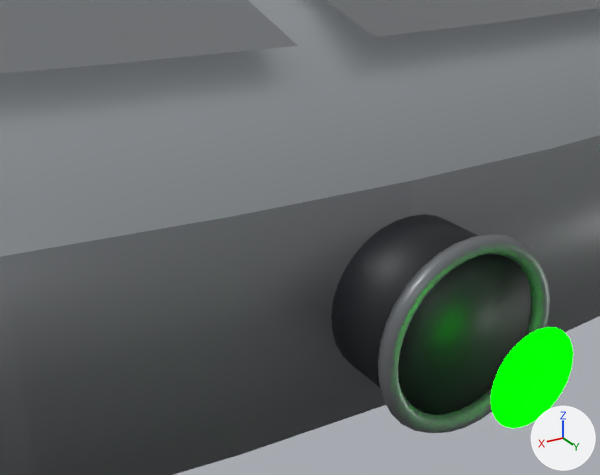
An edit to the glTF model ThoriumGap_JS/models/Ship_FlyingSaucer_910512.glb, drawn before and after from the same camera.
Before and after are seen from a camera (50 mm lens) standing at (0.361, 3.146, 0.292) and looking at (0.109, 2.727, 0.083). Lighting does not change. The marker at lower right points along +X, +Y and +Z. The picture after the commit comes second. Where no turn or scale is listed for an object, it has been applied to the vertices.

Script lines for the objects in view, before the commit:
```python
ob_weaponemitter = bpy.data.objects.new('WeaponEmitter', me_weaponemitter)
ob_weaponemitter.location = (0.0, 0.0, 0.0)
ob_weaponport_center_forwardrimsleeve = bpy.data.objects.new('WeaponPort_Center_ForwardRimSleeve', me_weaponport_center_forwardrimsleeve_mesh)
ob_weaponport_center_forwardrimsleeve.location = (0.0, 2.7114, 0.0)
ob_weaponportrim_center_darkrimring = bpy.data.objects.new('WeaponPortRim_Center_DarkRimRing', me_weaponportrim_center_darkrimring_mesh)
ob_weaponportrim_center_darkrimring.location = (0.0, 2.7714, 0.0)
# also in view: 'RimArmorSegment_06_UpperHullPlate' at (0.314, 2.309, 0.254); 'RimArmorSegment_07_UpperHullPlate' at (-0.314, 2.309, 0.254); 'Hull_LenticularThickDiscBody' at (0.0, 0.075, 0.042)
```
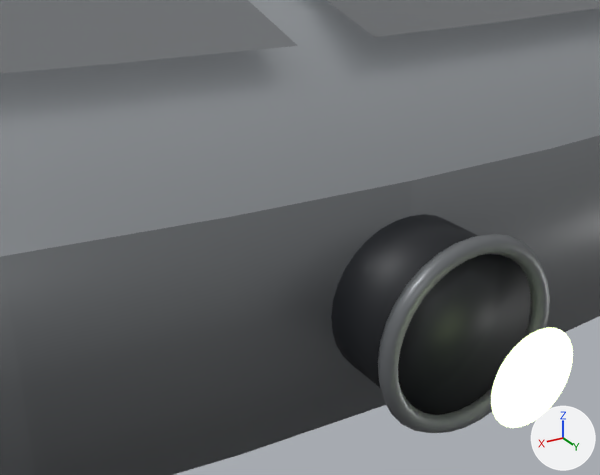
Pixel boxes (x1, y1, x2, y2) of what changed, in the pictures (600 x 475 px):
'WeaponEmitter', recoloured (lighter)
    both: (491, 328, 573, 428)

Diff of the bpy script that builds the scene:
```diff
--- a/ThoriumGap_JS/models/Ship_FlyingSaucer_910512.glb.py
+++ b/ThoriumGap_JS/models/Ship_FlyingSaucer_910512.glb.py
@@ mat_weaponglow @@
 mat_weaponglow.roughness = 1.0
-mat_weaponglow.emission_color = (0.0, 1.0, 0.0)  # green #00ff00
+mat_weaponglow.emission_color = (0.33, 0.4, 0.22)  # greyish green #9baa81
 mat_weaponglow.emission_strength = 5.0
```
